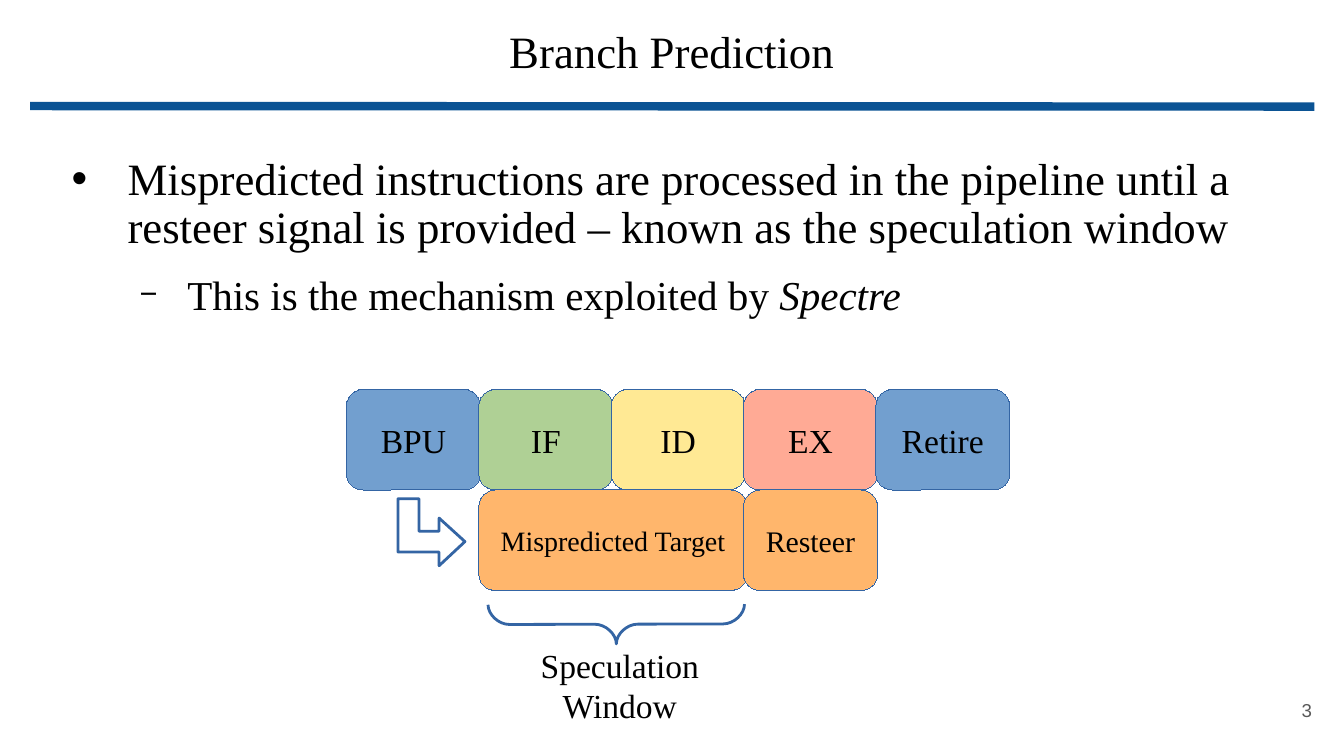
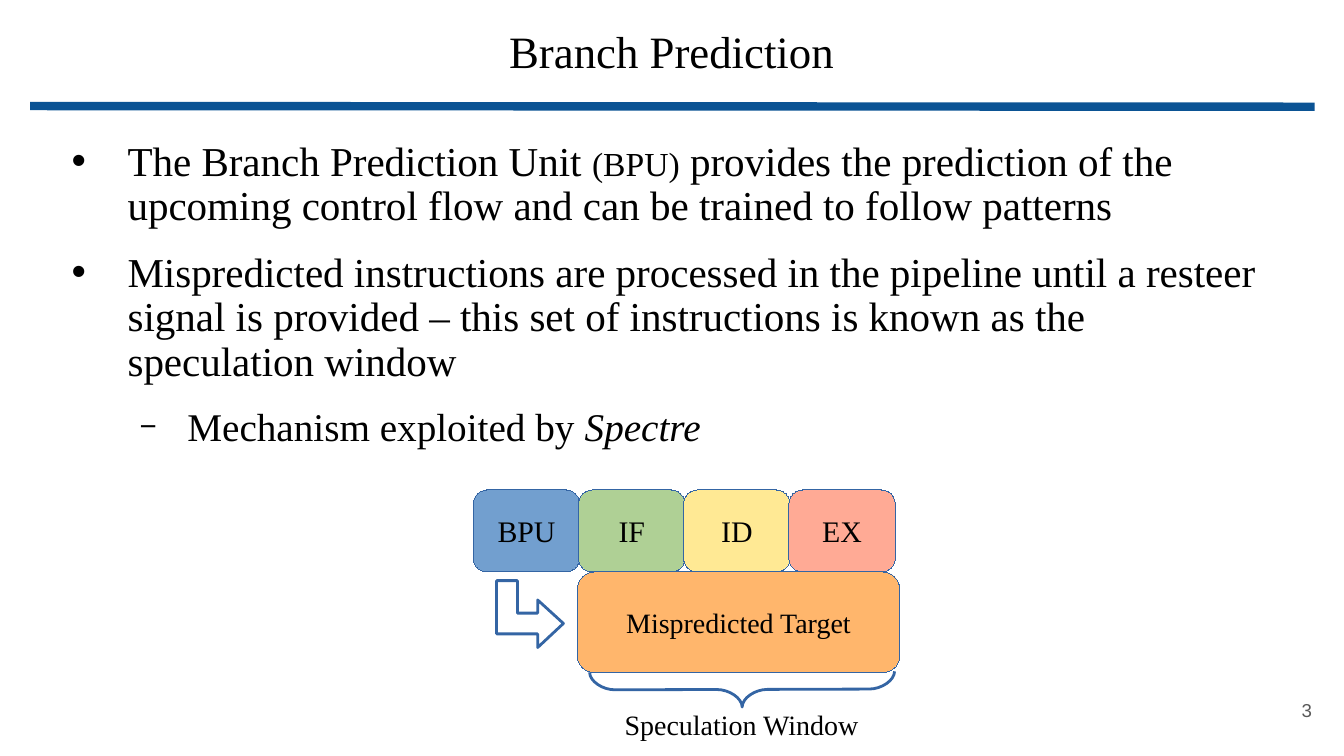
Before and after one commit to wbuz24/grad-research, a slide deck: slide 3 of presentations/Phantom.pptx. Drawn at 1344x756 pixels with LibreOffice and Linux fonts; fonts in the diff are those of the drawing. Boxes give left, top, right and bottom in pixels: in the first picture for what was removed or moved away, otherwise in the second. Text is boxed around its words. In the diff, an @@ line names an element or a change of style, - is before the commit and + after.

```diff
--- a/presentations/Phantom.pptx
+++ b/presentations/Phantom.pptx
@@ text at <box>128,147,1255,449</box>: text changed; size 24 to 22 pt @@
-• Mispredicted instructions are processed in the pipeline until a resteer signal is provided – known as the speculation window
-  − This is the mechanism exploited by Spectre
+• The Branch Prediction Unit (BPU) provides the prediction of the upcoming control flow and can be trained to follow patterns
+• Mispredicted instructions are processed in the pipeline until a resteer signal is provided – this set of instructions is known as the speculation window
+  − Mechanism exploited by Spectre
@@ rounded rectangle removed at <box>876,390,1011,491</box> @@
-Retire
@@ size 18 to 16 pt in 4 elements at <box>789,491,895,573</box>, <box>684,491,790,573</box>, <box>578,491,684,573</box>, <box>473,491,579,573</box> @@
@@ rounded rectangle "BPU": place and size @@
-rounded rectangle "BPU" at <box>347,390,481,491</box>
+rounded rectangle "BPU" at <box>473,491,579,573</box>
@@ rounded rectangle "IF": place and size @@
-rounded rectangle "IF" at <box>478,390,613,491</box>
+rounded rectangle "IF" at <box>578,491,684,573</box>
@@ rounded rectangle "ID": place and size @@
-rounded rectangle "ID" at <box>612,390,746,491</box>
+rounded rectangle "ID" at <box>684,491,790,573</box>
@@ rounded rectangle removed at <box>743,491,878,591</box> @@
-Resteer
@@ rounded rectangle "EX": place and size @@
-rounded rectangle "EX" at <box>743,390,878,491</box>
+rounded rectangle "EX" at <box>789,491,895,573</box>
@@ freeform shape: place and size @@
-freeform shape at <box>398,499,465,566</box>
+freeform shape at <box>496,581,563,648</box>
@@ rounded rectangle "Mispredicted Target": place and size @@
-rounded rectangle "Mispredicted Target" at <box>478,491,747,591</box>
+rounded rectangle "Mispredicted Target" at <box>578,573,900,673</box>
@@ freeform shape: place and size @@
-freeform shape at <box>488,605,745,644</box>
+freeform shape at <box>589,672,894,708</box>
@@ text "Speculation Window": place and size @@
-text "Speculation Window" at <box>541,654,699,719</box>
+text "Speculation Window" at <box>625,715,858,741</box>
@@ text "Speculation Window" at <box>625,715,858,741</box>: size 18 to 15 pt @@
```
Also in this commit, not shown: 12 other slides changed, 1 slide added, 1 slide removed.
